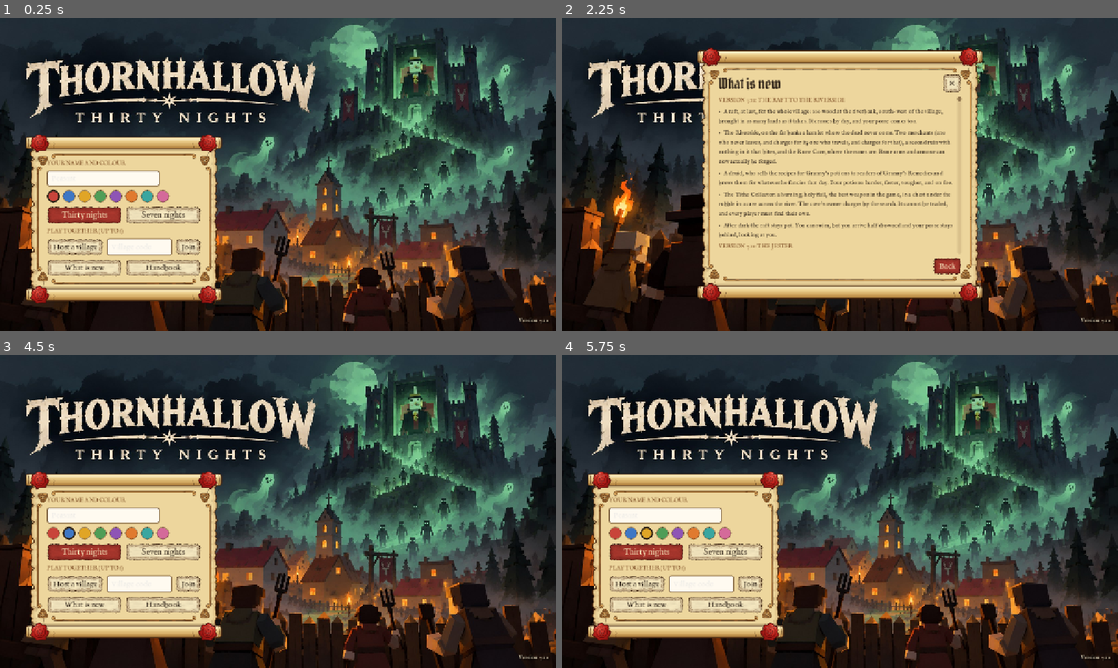
Above: before the commit, frames 1-4 (two rows, left to right).
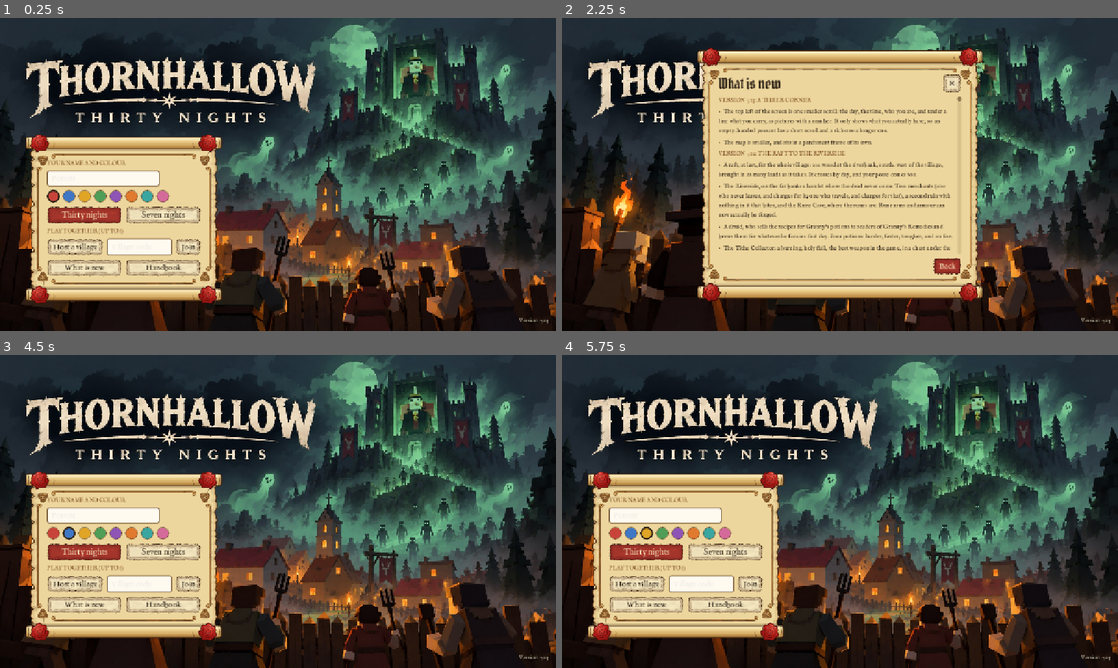
Above: after the commit, the same moments.

Repository: wijji551/Peasant
Game: Godot game, scene res://boot.tscn
Two runs of this game, one before a commit and one after it. Both use one fixed random seed, a clock stepped at 60 frames per second and the inputs below.
Inputs (mouse positions are in pixels of both pictures, inside the frame that each line leads up to):
- Up to frame 1 (0.25 s): no input
- Up to frame 2 (2.25 s): click "What is new" at 0.5 s; click "✕" at 1.25 s; click "What is new" at 2 s
- Up to frame 3 (4.5 s): click "Back" at 2.75 s; click (55, 533) at 3.52 s; click (66, 533) at 4.27 s
- Up to frame 4 (5.75 s): click (645, 533) at 5.02 s

The runs differ from the first frame. In frame 1, less than 0.1% of the frame differs, in the area x 93-99%, y 95-98%; in frame 2, 5.6%, in the area x 28-99%, y 25-98%; in frame 3, less than 0.1%; in frame 4, less than 0.1%.

Commit message:
Version 7.13: one smaller scroll top left, showing only what you carry; a smaller map in a parchment frame
Co-Authored-By: Claude Fable 5.1 <noreply@anthropic.com>
Claude-Session: https://claude.ai/code/session_019dg2uksZJ9KpXppdt4Byah

Diff:
--- a/godot/scripts/hud.gd
+++ b/godot/scripts/hud.gd
@@ -30,7 +30,7 @@
 var _boss_num: Label
 var _boss_name: Label
 var _title: Label
-var _steel_row: HBoxContainer
+var _carry_grid: GridContainer       # what you carry: only the things you have, two to a row
 var _res := {}                       # name -> Label
 var _carry: Label
 var _hp_bar: ProgressBar
@@ -64,16 +64,40 @@
 	root.theme = Look.theme()
 	add_child(root)
 
-	# --- top left: the day
+	# --- top left: one scroll with the day, who you are, and what you carry (version 7.13: smaller, and only what you have)
 	var tl := _card(root)
-	_pin(tl, Control.PRESET_TOP_LEFT, 14, 12, 254, 12)
+	_pin(tl, Control.PRESET_TOP_LEFT, 14, 12, 232, 12)
 	var v := _vbox(tl, 0)
-	_phase = Look.label(v, "Day 1", 30, Look.INK, true)
-	_timer = Look.label(v, "", 15, Look.INK_SOFT)
-	_title = Look.label(v, "", 13, Color("5d2a6e"))
+	_phase = Look.label(v, "Day 1", 24, Look.INK, true)
+	_timer = Look.label(v, "", 13, Look.INK_SOFT)
+	_title = Look.label(v, "", 12, Color("5d2a6e"))
 	_title.autowrap_mode = TextServer.AUTOWRAP_WORD_SMART
-	_ready_lab = Look.label(v, "", 13, Look.RUST)
+	_ready_lab = Look.label(v, "", 12, Look.RUST)
 	_ready_lab.autowrap_mode = TextServer.AUTOWRAP_WORD_SMART
+	var rule := ColorRect.new(); rule.color = Color(Look.RUST, 0.35); rule.custom_minimum_size = Vector2(0, 1); rule.mouse_filter = Control.MOUSE_FILTER_IGNORE
+	v.add_child(rule)
+	_carry_grid = GridContainer.new()
+	_carry_grid.columns = 2
+	_carry_grid.add_theme_constant_override("h_separation", 10)
+	_carry_grid.add_theme_constant_override("v_separation", 0)
+	_carry_grid.mouse_filter = Control.MOUSE_FILTER_IGNORE
+	v.add_child(_carry_grid)
+	for r in ["coin", "wood", "stone", "iron", "food", "steel", "mith", "rune", "pot_a", "pot_s", "pot_d", "pot_i", "frock"]:
+		var h := HBoxContainer.new()
+		h.add_theme_constant_override("separation", 4)
+		h.mouse_filter = Control.MOUSE_FILTER_IGNORE
+		h.custom_minimum_size.x = 92
+		_carry_grid.add_child(h)
+		var ic := TextureRect.new(); ic.texture = Look.icon(r, 22); ic.custom_minimum_size = Vector2(22, 22)
+		ic.stretch_mode = TextureRect.STRETCH_KEEP_CENTERED; ic.tooltip_text = D.RES_NAME.get(r, r.capitalize()); h.add_child(ic)
+		_res[r] = Look.label(h, "0", 16, Look.INK, true)
+		_res[r].vertical_alignment = VERTICAL_ALIGNMENT_CENTER
+		_res[r + "_row"] = h
+		if r != "coin" and not r.begins_with("pot") and r != "frock":
+			_res[r + "_cap"] = Look.label(h, "/30", 11, Look.INK_SOFT)
+			_res[r + "_cap"].vertical_alignment = VERTICAL_ALIGNMENT_CENTER
+	_carry = Look.para(v, "", 12, Look.INK_SOFT)
+	_zones.append(tl)
 
 	# --- top middle: the keep, and the Steward when he comes
 	var tm := _card(root)
@@ -98,48 +122,22 @@
 	# --- top right: the map, and the handbook
 	var top_right := VBoxContainer.new()
 	root.add_child(top_right)
-	_pin(top_right, Control.PRESET_TOP_RIGHT, -241, 12, -14, 12)
+	_pin(top_right, Control.PRESET_TOP_RIGHT, -196, 12, -14, 12)
 	top_right.add_theme_constant_override("separation", 6)
+	var mf := PanelContainer.new()                     # the map, in a parchment frame of its own (version 7.13)
+	mf.add_theme_stylebox_override("panel", Look.card(Look.PAPER_LIGHT, Look.OUTLINE, 2))
+	mf.mouse_filter = Control.MOUSE_FILTER_IGNORE
+	top_right.add_child(mf)
 	map_slot = Control.new()
-	map_slot.custom_minimum_size = Vector2(227, 174)   # the minimap's size (it is wider than tall: the map grew east and west)
+	map_slot.custom_minimum_size = Vector2(182, 140)   # the minimap's size (it is wider than tall: the map grew east and west; smaller since 7.13)
 	map_slot.mouse_filter = Control.MOUSE_FILTER_IGNORE
-	top_right.add_child(map_slot)
+	mf.add_child(map_slot)
 	var mb := Button.new()
 	mb.text = "Handbook  (Esc)"
 	mb.focus_mode = Control.FOCUS_NONE
 	mb.pressed.connect(func(): menu_pressed.emit())
 	top_right.add_child(mb)
 	_zones.append(top_right)
-
-	# --- left: what you carry
-	var lc := VBoxContainer.new()
-	root.add_child(lc)
-	_pin(lc, Control.PRESET_TOP_LEFT, 14, 142, 254, 142)
-	lc.add_theme_constant_override("separation", 8)
-	lc.mouse_filter = Control.MOUSE_FILTER_IGNORE
-	var rc := _card(lc)
-	rc.custom_minimum_size.x = 240
-	var rv := _vbox(rc, 2)
-	Look.label(rv, "What you carry", 20, Look.RUST, true)
-	for r in ["wood", "stone", "iron", "steel", "mith", "rune", "food", "coin"]:
-		var h := HBoxContainer.new()
-		if r == "steel": _steel_row = h
-		h.add_theme_constant_override("separation", 8)
-		h.mouse_filter = Control.MOUSE_FILTER_IGNORE
-		rv.add_child(h)
-		var ic := TextureRect.new(); ic.texture = Look.icon(r, 30); ic.custom_minimum_size = Vector2(30, 30)
-		ic.stretch_mode = TextureRect.STRETCH_KEEP_CENTERED; h.add_child(ic)
-		var nm := Look.label(h, D.RES_NAME.get(r, r.capitalize()), 18, Look.INK)
-		nm.size_flags_horizontal = Control.SIZE_EXPAND_FILL
-		nm.vertical_alignment = VERTICAL_ALIGNMENT_CENTER
-		_res[r] = Look.label(h, "0", 22, Look.INK, true)
-		_res[r].vertical_alignment = VERTICAL_ALIGNMENT_CENTER
-		if r != "coin":
-			_res[r + "_cap"] = Look.label(h, "/30", 14, Look.INK_SOFT)
-			_res[r + "_cap"].custom_minimum_size.x = 28
-			_res[r + "_cap"].vertical_alignment = VERTICAL_ALIGNMENT_CENTER
-	_carry = Look.para(rv, "", 14, Look.INK_SOFT)
-	_zones.append(lc)
 
 	# --- bottom middle (version 7.8): your health, and under it the action bar, with your posse, backpack and skills beside it
 	_feed = VBoxContainer.new()
@@ -404,13 +402,17 @@
 		_boss_name.text = bn[0].to_upper() + bn.substr(1)
 		_boss_bar.value = maxf(0, R.boss.hp) / maxf(1, R.boss.mhp)
 		_boss_num.text = "%d / %d" % [maxi(0, ceili(R.boss.hp)), roundi(R.boss.mhp)]
-	# what you carry
+	# what you carry: only the things you have (coin always; a full load in rose)
 	var c := Rules.cap(p)
 	for r in ["wood", "stone", "iron", "food", "steel", "mith", "rune"]:
 		var n: int = p.get(r)
 		_res[r].text = str(n)
 		_res[r].add_theme_color_override("font_color", Look.ROSE if n >= c else Look.INK)
 		_res[r + "_cap"].text = "/%d" % c
+		_res[r + "_row"].visible = n > 0
+	for r in ["pot_a", "pot_s", "pot_d", "pot_i", "frock"]:
+		_res[r].text = str(p.get(r))
+		_res[r + "_row"].visible = p.get(r) > 0
 	_res.coin.text = D.coins(p.coin)
 	_carry.text = "Bodies: %d of %d%s" % [p.bodies, D.MAX_BODIES, " (%d blessed)" % p.bbod if p.bbod else ""] if p.bodies else ""
 	_carry.visible = p.bodies > 0
--- a/godot/scripts/ui/menus.gd
+++ b/godot/scripts/ui/menus.gd
@@ -35,10 +35,14 @@
 	["The Riverside", ["Across the river is a hamlet, the Riverside, where the dead never come. First the village builds a …(2014 unchanged characters)…
 	["The Jester", ["The last book on the library shelf, Jester the Faux Magician, is not there. Take it and you get a not …(1364 unchanged characters)…
 	["The windmill, the Herder and strays", ["The windmill does something at last. By day, take it 10 food and the miller  …(1382 unchanged characters)…
-	["Reading the screen", ["Top left: the day and the time left, and whether you are ready. Top middle: the keep, and the boss when one comes. Top right: the map. Left: what you carry. Bottom middle: your health, and under  …(426 unchanged characters)…
+	["Reading the screen", ["Top left, on one scroll: the day and the time left, whether you are ready, and under a line what you carry, as pictures with a number: only the things you have, and your coin. A number in red is a full load. Top middle: the keep, and the boss when one comes. Top right: the map, in its frame. Bottom middle: your health, and under  …(426 unchanged characters)…
 ]
 
 const CHANGES := [
+	["Version 7.13: a tidier corner", [
+		"The top left of the screen is one smaller scroll: the day, the time, who you are, and under a line what you carry, as pictures with a number. It only shows what you actually have, so an empty-handed peasant has a short scroll and a rich one a longer one.",
+		"The map is smaller, and sits in a parchment frame of its own.",
+	]],
 	["Version 7.12: the raft to the Riverside", [
 		"A raft, at last, for the whole village: 100 wood at the riverbank, south-west of the village, brought in as many loads as it takes. It crosses by day, and your posse comes too.",
 		"The Riverside, on the far bank: a hamlet where the dead never come. Two merchants (one who never leaves, and charges …(184 unchanged characters)…
--- a/godot/scripts/ui/minimap.gd
+++ b/godot/scripts/ui/minimap.gd
@@ -9,7 +9,8 @@
 const Z1 := 72.0
 const W := 195.0
 const H := 150.0
-const SC := 1.16                  # wider than the web version's: the map grew east and west
+const SC := 0.93                  # wider than the web version's: the map grew east and west (and smaller, since version 7.13)
+const PAD := 0.0                  # (the parchment border round it is the frame in hud.gd, so the edge of the map clips cleanly)
 
 var R: Rules
 var me: E.Player
@@ -25,19 +26,25 @@
 	clip_contents = true                          # nothing is drawn past the edge of the map
 
 
-func mx(x: float) -> float: return (x - X0) / (X1 - X0) * W * SC
-func mz(z: float) -> float: return (z - Z0) / (Z1 - Z0) * H * SC
+func mx(x: float) -> float: return PAD + (x - X0) / (X1 - X0) * W * SC
+func mz(z: float) -> float: return PAD + (z - Z0) / (Z1 - Z0) * H * SC
 
 
 func _rect(img: Image, x0: float, z0: float, x1: float, z1: float, c: Color) -> void:
-	var r := Rect2i(int(mx(x0)), int(mz(z0)), maxi(1, int(mx(x1) - mx(x0))), maxi(1, int(mz(z1) - mz(z0))))
+	var r := Rect2i(int(mx(x0) - PAD), int(mz(z0) - PAD), maxi(1, int(mx(x1) - mx(x0))), maxi(1, int(mz(z1) - mz(z0))))
 	img.fill_rect(r.intersection(Rect2i(0, 0, img.get_width(), img.get_height())), c)
 
 
 func _make_bg() -> void:
 	var img := Image.create(int(W * SC), int(H * SC), false, Image.FORMAT_RGBA8)
-	img.fill(Color("e4d3a0"))
-	_rect(img, X0, 58, X1, Z1, Color("7fb6c4"))                                      # the river
+	img.fill(Color("e9dcb2"))
+	var rg := RandomNumberGenerator.new()                                           # a little mottle, so it reads as parchment
+	rg.seed = 713
+	for i in 260:
+		var px := rg.randi() % img.get_width()
+		var py := rg.randi() % img.get_height()
+		img.set_pixel(px, py, Color("dccb9c"))
+	_rect(img, X0, 58, X1, Z1, Color("8dbdc9"))                                      # the river
 	_rect(img, -2.5, -100, 2.5, D.VN, Color("cdb77a"))                                # the castle road
 	_rect(img, -46, D.GATE_Z - 2, 46, D.GATE_Z + 2, Color("cdb77a"))                 # the gate road
 	_rect(img, -D.VW, D.VN, D.VW, D.VS, Color("d9c890"))                              # the village
@@ -123,4 +130,4 @@
 			draw_colored_polygon(PackedVector2Array([c, c + f.rotated(-0.42) * 17, c + f * 19, c + f.rotated(0.42) * 17]), Color(1, 0.98, 0.85, 0.42))
 		draw_circle(c, 4.2 if p == me else 3.4, Color("2f2318"))
 		draw_circle(c, 3.0 if p == me else 2.3, Color(D.PCOL[p.col % 8]))
-	draw_rect(Rect2(Vector2.ZERO, size), Color("4a2a12"), false, 2.0)
+	draw_rect(Rect2(Vector2.ZERO, size), Color(0.29, 0.17, 0.07, 0.75), false, 1.0)   # a thin ink line round the map itself
--- a/godot/version.json
+++ b/godot/version.json
@@ -1,5 +1,5 @@
 {
-	"build": 19,
-	"version": "7.12",
-	"what": "Version 7.12: the raft to the Riverside. The hamlet, its merchants and ruin, the Rune Cave, the druid's potions, the Tithe Collector, and swimming."
+	"build": 20,
+	"version": "7.13",
+	"what": "Version 7.13: a tidier top-left corner (one smaller scroll, showing only what you carry) and a smaller framed map."
 }
Not shown, changed: docs/build-log.md
